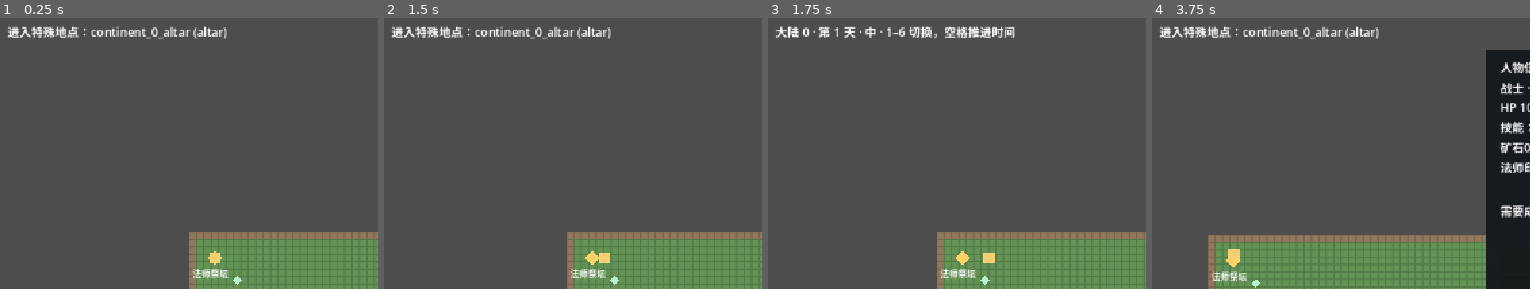
Above: before the commit, frames 1-4 (left to right).
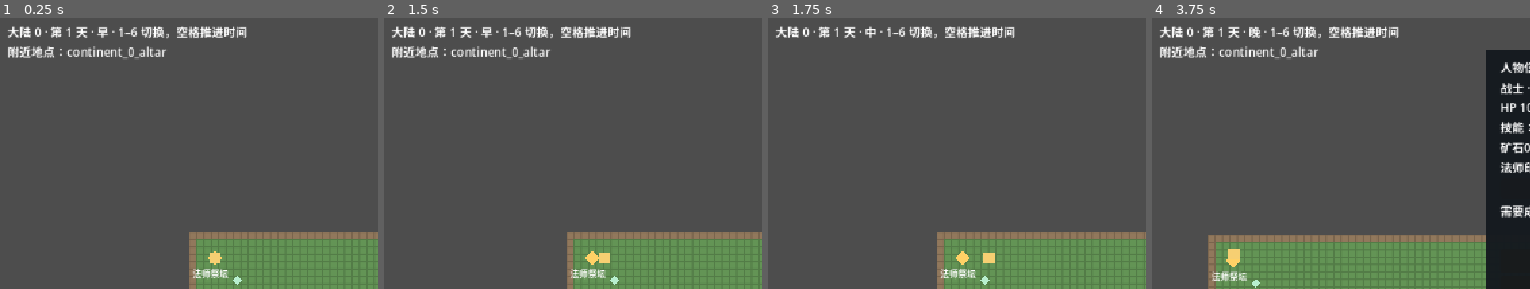
Above: after the commit, the same moments.

Repository: wmivi19-sketch/wdyi-game
Game: Godot game, scene res://scenes/MapDemo.tscn
The game is run twice, just before and just after one commit, with the same random seed, the same clock (stepped at 60 frames per second) and the same inputs.
Inputs (mouse positions are % of the whole screen's width and height, from its top left):
- Up to frame 1 (0.25 s): no input
- Up to frame 2 (1.5 s): click "翠绿大陆" at 0.5 s; tap Enter at 1.25 s; move the mouse to (71, 44) at 1.27 s; hold D from 1.28 s (still down); tap Q at 1.35 s; click (71, 44) at 1.42 s
- Up to frame 3 (1.75 s): keep holding D; tap Space at 1.52 s
- Up to frame 4 (3.75 s): move the mouse to (27, 55) at 2.02 s; release D at 2.03 s; hold S 2.03-2.78 s; tap Q at 2.1, 3.05 s; click (27, 55) at 2.17 s; tap Space at 2.27 s; move the mouse to (58, 27) at 2.77 s; hold D 2.78-3.53 s; tap Tab at 2.85 s; click (58, 27) at 2.92 s; move the mouse to (42, 70) at 3.52 s; hold W from 3.53 s (still down); tap 1 at 3.6 s; click (42, 70) at 3.67 s
The pictures show only the part of the screen within x 19-69%, y 5-55%; the shares and areas given below are measured in that part.

The runs differ from the first frame. In frame 1, 2.8% of the frame differs, in the area x 2-66%, y 2-15%; in frame 2, 2.8%; in frame 3, nothing differs; in frame 4, 2.8%.

Commit message:
Fix ritual time transitions, cross-area damage and map HUD state

Diff:
--- a/map/progression/systems/class_manager.gd
+++ b/map/progression/systems/class_manager.gd
@@ -17,6 +17,7 @@
 
 func _ready() -> void:
 	preload("res://progression/catalog.gd").configure(self)
+	GameManager.time_updated.connect(_on_time_updated)
 
 class PlayerState:
 	extends RefCounted
@@ -30,6 +31,8 @@
 		base_stats: Dictionary, base_class_id: String) -> bool:
 	if not multiplayer.is_server() or players.has(id) or not classes.has(base_class_id):
 		return false
+	if not is_instance_valid(actor) or inventory == null:
+		return false
 	var state := PlayerState.new()
 	state.actor = actor
 	state.inventory = inventory
@@ -37,8 +40,26 @@
 	state.base_stats["max_hp"] = float(base_stats.get("max_hp", 100.0))
 	state.class_ids.append(base_class_id)
 	players[id] = state
+	actor.tree_exiting.connect(_on_actor_exiting.bind(id, actor), CONNECT_ONE_SHOT)
 	_rebuild(id)
 	return true
+
+func _on_actor_exiting(id: int, actor: ProgressionPlayer) -> void:
+	var state := players.get(id) as PlayerState
+	if state != null and state.actor == actor:
+		unregister_player(id)
+
+func _on_time_updated(_day: int, _period: int) -> void:
+	if not multiplayer.is_server():
+		return
+	# Validate every transition, even if several periods advance in one frame.
+	for id in active.keys():
+		if not active.has(id) or active[id]["committing"]:
+			continue
+		var entry: Dictionary = active[id]
+		var error := _validate(id, entry["requirement"], entry["altar_id"])
+		if not error.is_empty():
+			_end(id, false, error)
 
 func unregister_player(id: int) -> void:
 	if not multiplayer.is_server():
@@ -149,6 +170,8 @@
 	if not multiplayer.is_server():
 		return
 	for id in active.keys():
+		if not active.has(id):
+			continue
 		var entry: Dictionary = active[id]
 		if entry["committing"]:
 			continue
@@ -209,10 +232,15 @@
 		_end(target_player_id, false, "仪式被打断")
 
 func apply_confirmed_damage(target_id: int, damage: float) -> void:
-	if not multiplayer.is_server() or damage <= 0.0:
+	if not multiplayer.is_server() or not is_finite(damage) or damage <= 0.0:
 		return
 	var state := players.get(target_id) as PlayerState
-	if state == null or state.actor.hp <= 0.0:
+	if state == null:
+		return
+	if not is_instance_valid(state.actor):
+		unregister_player(target_id)
+		return
+	if state.actor.hp <= 0.0:
 		return
 	state.actor.hp = maxf(0.0, state.actor.hp - damage)
 	state.actor.health_changed.emit(state.actor.hp, float(state.actor.stats["max_hp"]))
--- a/map/progression/world.gd
+++ b/map/progression/world.gd
@@ -117,7 +117,11 @@
 		if id == LOCAL_PLAYER_ID:
 			continue
 		var state = ClassManager.players[id]
-		if is_instance_valid(state.actor) and player.global_position.distance_to(state.actor.global_position) <= 120.0:
+		if not is_instance_valid(state.actor) or state.actor.hp <= 0.0:
+			continue
+		if state.actor.current_area_tag != player.current_area_tag:
+			continue
+		if player.global_position.distance_to(state.actor.global_position) <= 120.0:
 			ClassManager.apply_confirmed_damage(id, 50.0)
 	var ring := Polygon2D.new()
 	var points := PackedVector2Array()
--- a/map/scripts/MapDemo.gd
+++ b/map/scripts/MapDemo.gd
@@ -8,6 +8,7 @@
 var status: Label
 var progression_world: Node
 var character_info_ui: CanvasLayer
+var nearby_locations: Dictionary = {}
 
 func _ready() -> void:
 	loader = Loader.new()
@@ -26,6 +27,7 @@
 	for map_name in MAP_NAMES:
 		selector.add_item(map_name)
 	selector.item_selected.connect(_select_map)
+	GameManager.continent_switched.connect(func(id: int): selector.select(id))
 	ui.add_child(selector)
 	status = Label.new()
 	status.position = Vector2(260, 52)
@@ -40,8 +42,8 @@
 	progression_world.setup(loader, player)
 	var progression_panel: VBoxContainer = ui.get_node("CharacterInfoPanel/ProgressionPanel")
 	progression_panel.setup(progression_world)
-	loader.location_entered.connect(func(id: String, kind: String, _body: Node2D): status.text = "进入特殊地点：%s (%s)" % [id, kind])
-	loader.location_exited.connect(func(_id: String, _kind: String, _body: Node2D): status.text = "继续探索")
+	loader.location_entered.connect(_on_location_entered)
+	loader.location_exited.connect(_on_location_exited)
 	GameManager.time_updated.connect(func(_day: int, _period: int): _update_status())
 
 func _attach_loader() -> void:
@@ -50,13 +52,31 @@
 	add_child(loader)
 
 func _on_map_loaded(_id: String) -> void:
+	nearby_locations.clear()
 	player.teleport_to(loader.to_global(loader.spawn_position))
+	_update_status()
+
+func _on_location_entered(id: String, kind: String, body: Node2D) -> void:
+	if body != player:
+		return
+	nearby_locations[id] = kind
+	_update_status()
+
+func _on_location_exited(id: String, _kind: String, body: Node2D) -> void:
+	if body != player:
+		return
+	nearby_locations.erase(id)
 	_update_status()
 
 func _update_status() -> void:
 	status.text = "大陆 %d · 第 %d 天 · %s · 1–6 切换，空格推进时间" % [
 		GameManager.current_continent_id, GameManager.current_day,
 		GameManager.PERIOD_NAMES[GameManager.current_period]]
+	if not nearby_locations.is_empty():
+		var names: Array[String] = []
+		for id in nearby_locations:
+			names.append(String(id))
+		status.text += "\n附近地点：" + "、".join(names)
 
 func _select_map(index: int) -> void:
 	GameManager.switch_to_continent(index)
--- /dev/null
+++ b/map/tests/GameBugRegressionTest.gd
@@ -0,0 +1,89 @@
+extends SceneTree
+
+var failures: int = 0
+var checks: int = 0
+
+func _initialize() -> void:
+	call_deferred("_run")
+
+func check(condition: bool, description: String) -> void:
+	checks += 1
+	if condition:
+		print("PASS: ", description)
+	else:
+		failures += 1
+		push_error(description)
+
+func _run() -> void:
+	var manager: Node = root.get_node("ClassManager")
+	var clock: Node = root.get_node("GameManager")
+	var demo = load("res://scenes/MapDemo.tscn").instantiate()
+	root.add_child(demo)
+	for i in range(5): await process_frame
+	var actor: ProgressionPlayer = demo.player
+	actor.set_physics_process(false)
+	var world: Node = demo.progression_world
+	var selector: OptionButton
+	for child in demo.character_info_ui.get_children():
+		if child is OptionButton: selector = child
+	clock.switch_to_continent(1)
+	for i in range(3): await process_frame
+	check(selector.selected == 1, "keyboard/API map changes synchronize continent selector")
+	demo.loader.location_entered.emit("test_altar", "altar", actor)
+	check(demo.status.text.contains("第 1 天") and demo.status.text.contains("test_altar"), "location hint preserves day and period")
+	demo.loader.location_exited.emit("test_altar", "altar", actor)
+	check(demo.status.text.contains("第 1 天"), "leaving location preserves clock display")
+	var previous_status: String = demo.status.text
+	var unrelated_actor := Node2D.new()
+	demo.loader.location_entered.emit("other_player_altar", "altar", unrelated_actor)
+	unrelated_actor.free()
+	check(demo.status.text == previous_status, "other actors cannot overwrite local HUD")
+	clock.switch_to_continent(0)
+	for i in range(3): await process_frame
+	clock.current_period = 2
+	actor.teleport_to(world.current_altars[0].global_position)
+	world.inventory.add_item("mage_mark", 1)
+	world.interact()
+	check(manager.active.has(1), "night ritual starts for transition regression")
+	for i in range(3): clock.next_time_period()
+	check(not manager.active.has(1) and world.inventory.count_item("mage_mark") == 1,
+		"advance-day button cannot skip forbidden daytime during ritual")
+	manager.interrupt_ritual(1)
+	var previous_hp: float = actor.hp
+	manager.apply_confirmed_damage(1, NAN)
+	manager.apply_confirmed_damage(1, INF)
+	check(actor.hp == previous_hp, "invalid damage cannot corrupt player HP")
+	check(not manager.register_player(77, null, ProgressionInventory.new(), {}, "warrior"),
+		"null actor cannot create a broken player registration")
+	actor.skill_ids.append("sun_burst")
+	var enemy := load("res://scenes/Player.tscn").instantiate() as ProgressionPlayer
+	demo.add_child(enemy)
+	enemy.set_physics_process(false)
+	enemy.position = actor.position + Vector2(20, 0)
+	enemy.current_area_tag = "continent_5"
+	manager.register_player(2, enemy, ProgressionInventory.new(), {}, "warrior")
+	world.next_divine_cast_ms = 0
+	world.cast_sun_burst()
+	check(enemy.hp == 100.0, "divine range damage cannot hit another continent")
+	enemy.current_area_tag = actor.current_area_tag
+	world.next_divine_cast_ms = 0
+	world.cast_sun_burst()
+	check(enemy.hp == 50.0, "same-continent target still receives divine damage")
+	manager.unregister_player(2)
+	var replacement := load("res://scenes/Player.tscn").instantiate() as ProgressionPlayer
+	demo.add_child(replacement)
+	replacement.set_physics_process(false)
+	manager.register_player(2, replacement, ProgressionInventory.new(), {}, "warrior")
+	enemy.queue_free()
+	await process_frame
+	check(manager.players.has(2) and manager.players[2].actor == replacement,
+		"old actor exit cannot unregister a replacement using the same ID")
+	replacement.queue_free()
+	await process_frame
+	check(not manager.players.has(2) and not manager.replicated_forms.has(2),
+		"removed actor automatically releases player registration and cache")
+	manager.unregister_player(2)
+	demo.queue_free()
+	await process_frame
+	print("Game bug regression: %d checks, %d failures" % [checks, failures])
+	quit(0 if failures == 0 else 1)
--- a/map/tests/ProgressionIntegrationTest.gd
+++ b/map/tests/ProgressionIntegrationTest.gd
@@ -122,6 +122,7 @@
 	demo.add_child(enemy)
 	enemy.set_physics_process(false)
 	enemy.position = actor.position + Vector2(30, 0)
+	enemy.current_area_tag = actor.current_area_tag
 	manager.register_player(2, enemy, ProgressionInventory.new(), {}, "warrior")
 	check(world.cast_sun_burst() and enemy.hp == 50.0, "divine skill damages registered target in range")
 	check(not world.cast_sun_burst() and enemy.hp == 50.0, "divine cooldown prevents repeated damage")
Not shown, added: map/tests/GameBugRegressionTest.gd.uid
Not shown, changed: .github/workflows/class-progression.yml
Not shown, added: map/BUGFIXES.md
Not shown, changed: map/PROGRESSION.md
